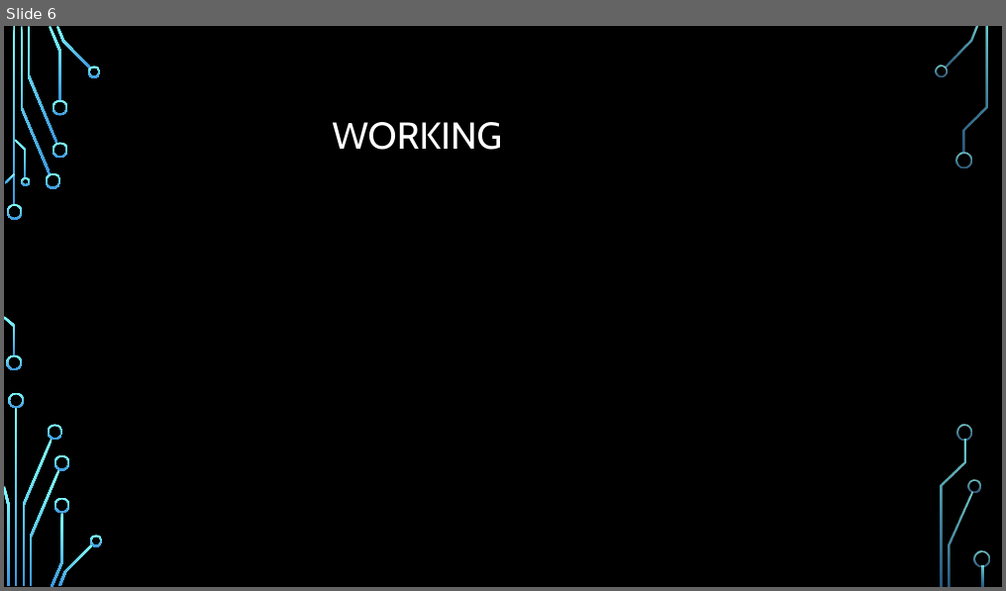
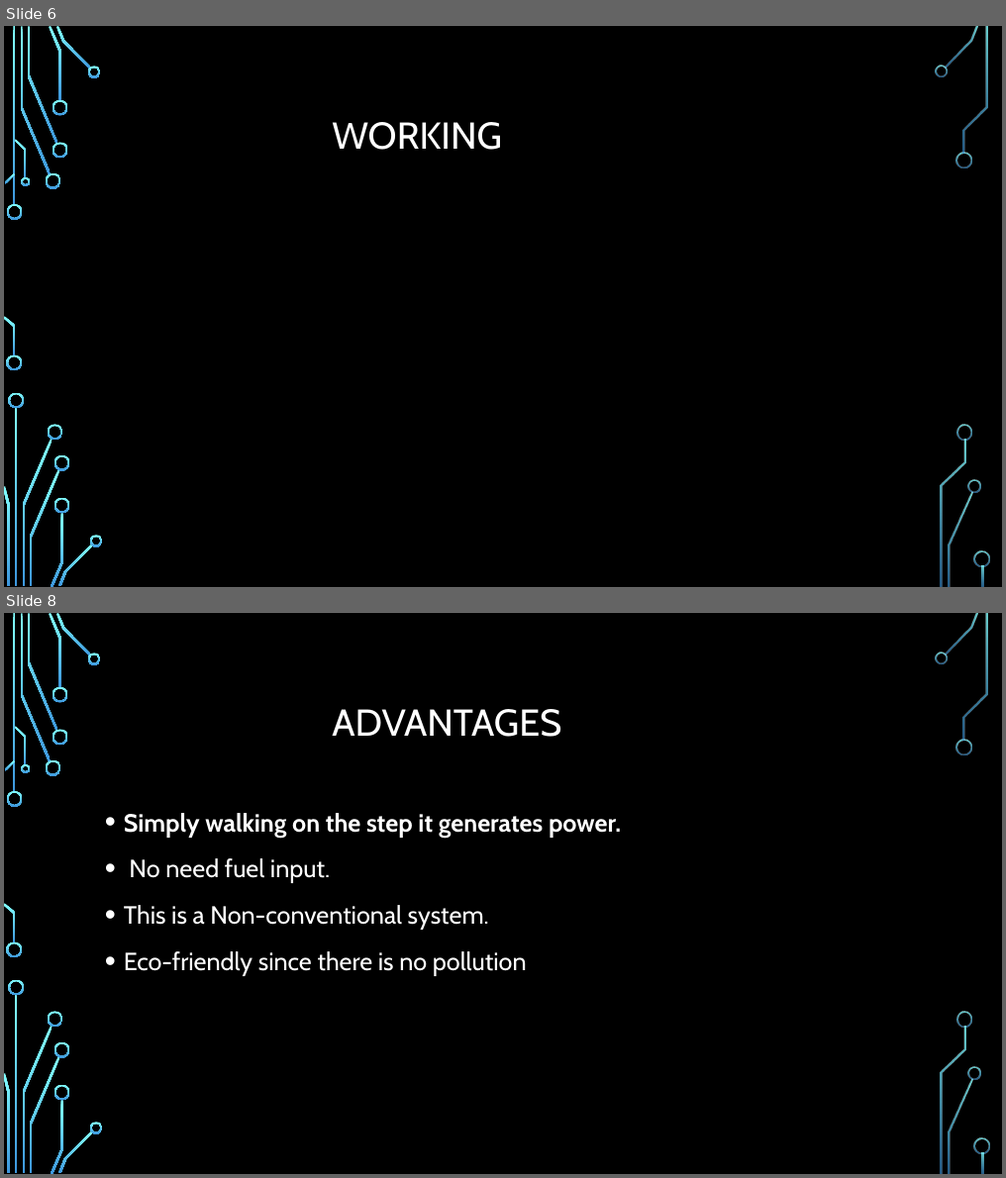
Before and after one commit to Abbashozefa/MINI-PROJECT-SEM1, a slide deck: mini project sem 1.pptx. Shown one above the other, each under a label of ours: slide 6 before the commit, slides 6 and 8 after it; the slides between them are not shown. The pictures are 1006x591 and 1006x1178 pixels, drawn with LibreOffice and Linux fonts; fonts in the diff are those of the drawing; background and template pictures are left out. Boxes give left, top, right and bottom in pixels: in the first picture for what was removed or moved away, otherwise in the second. Text is boxed around its words. In the diff, an @@ line names an element or a change of style, - is before the commit and + after.

```diff
--- a/mini project sem 1.pptx
+++ b/mini project sem 1.pptx
@@ slide 8 added at [4,613,1002,1174], background picture (left out); not listed: 36 template elements that a slide beside it also shows @@
@@ title added at [332,709,561,737], 36 pt, text #FFFFFF @@
+ADVANTAGES
@@ text added at [124,813,621,976], 24 pt, text #FFFFFF @@
+• Simply walking on the step it generates power.
+• No need fuel input.
+• This is a Non-conventional system.
+• Eco-friendly since there is no pollution
```
Also in this commit, not shown: 1 other slide added, 2 slides removed.
